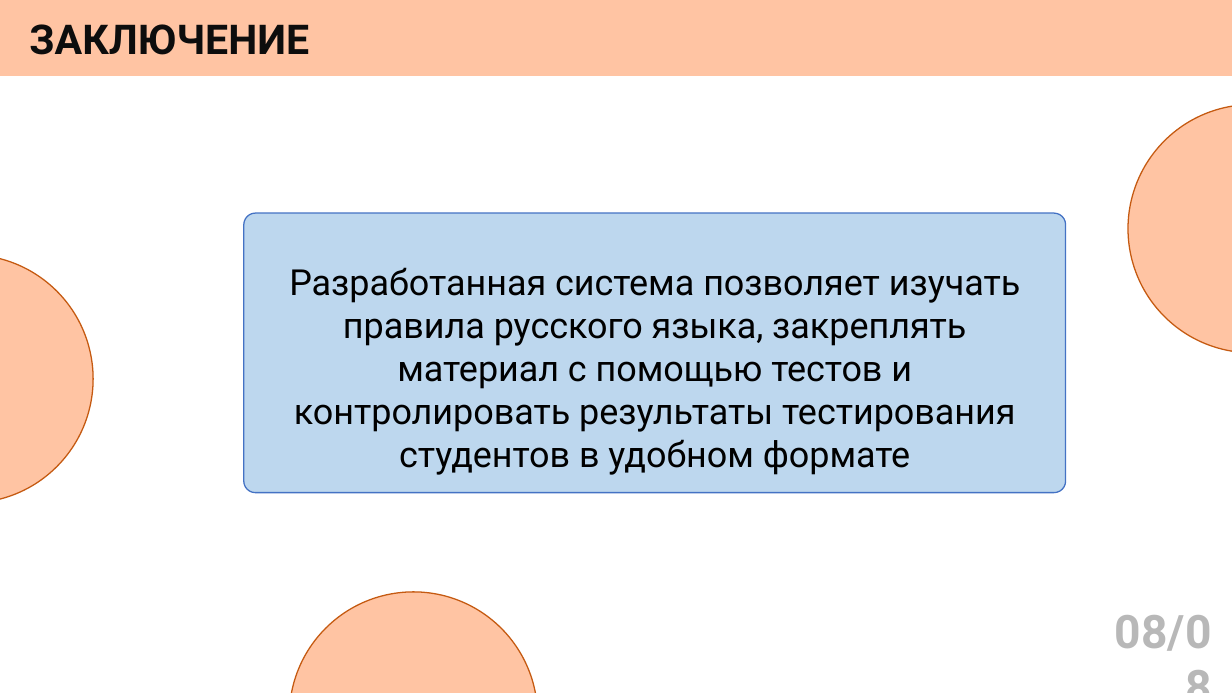
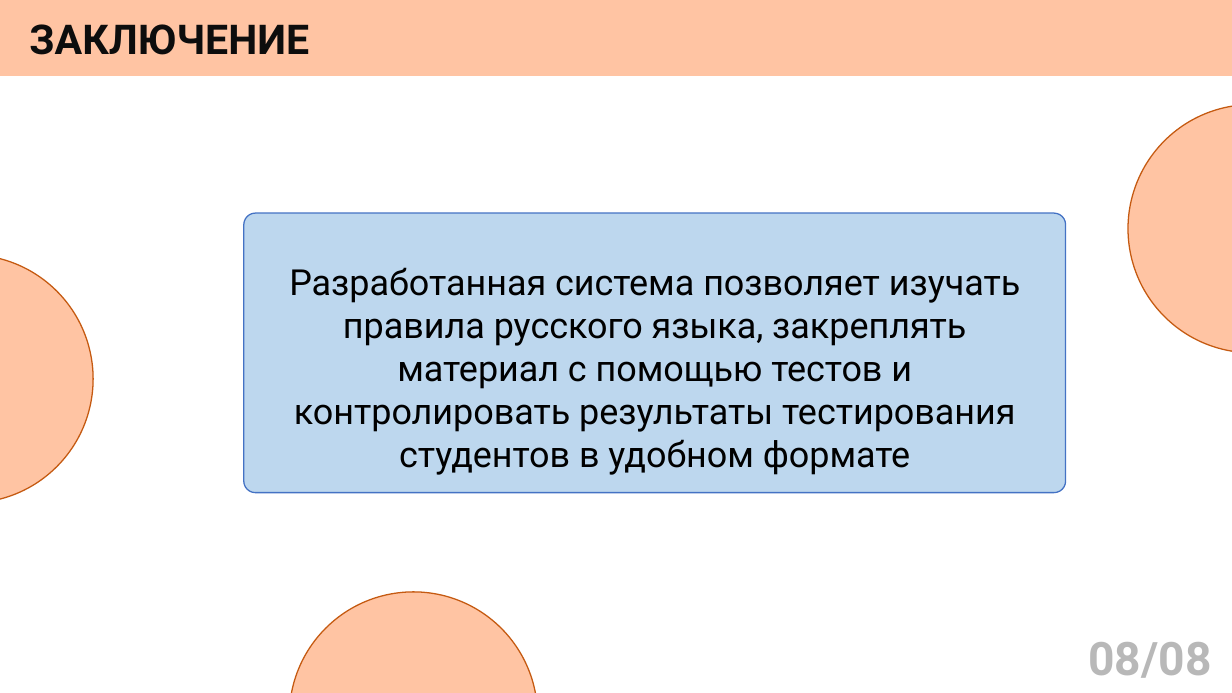
Before and after one commit to AngelGrinota/presentation, a slide deck: slide 8 of презентация.pptx. Drawn at 1232x693 pixels with LibreOffice and Linux fonts; fonts in the diff are those of the drawing. Boxes give left, top, right and bottom in pixels: in the first picture for what was removed or moved away, otherwise in the second. Text is boxed around its words. In the diff, an @@ line names an element or a change of style, - is before the commit and + after.

```diff
--- a/презентация.pptx
+++ b/презентация.pptx
@@ text "08/08" rewrapped from (1115,615,1212,651) to (1088,642,1211,678) @@
```
Also in this commit, not shown: 8 other slides changed, 1 other file.
